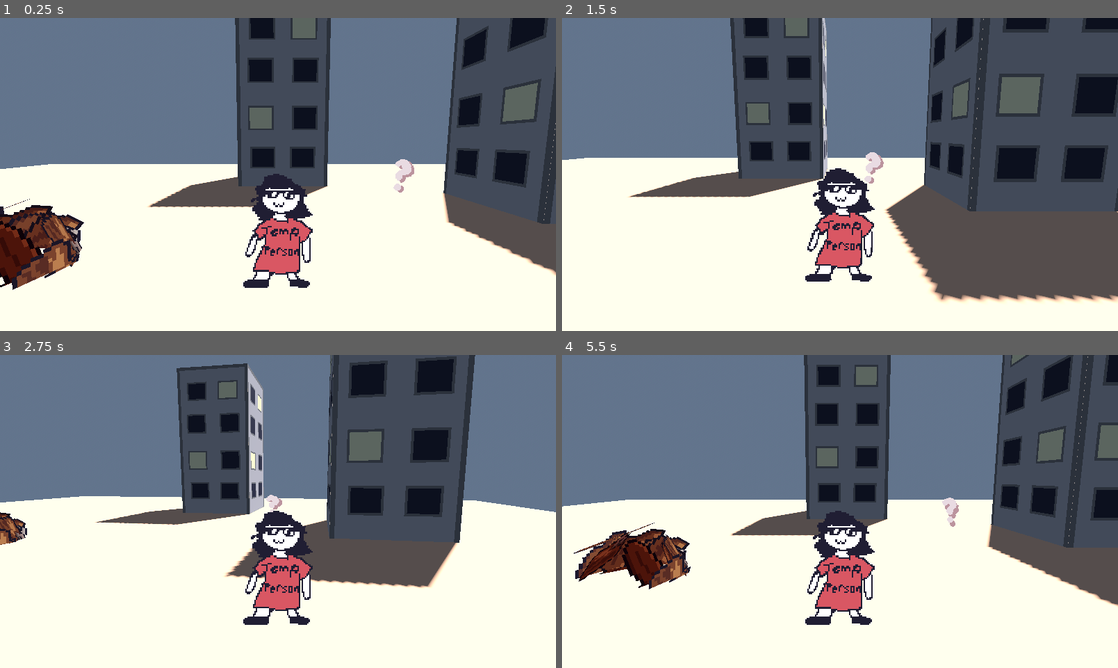
Above: before the commit, frames 1-4 (two rows, left to right).
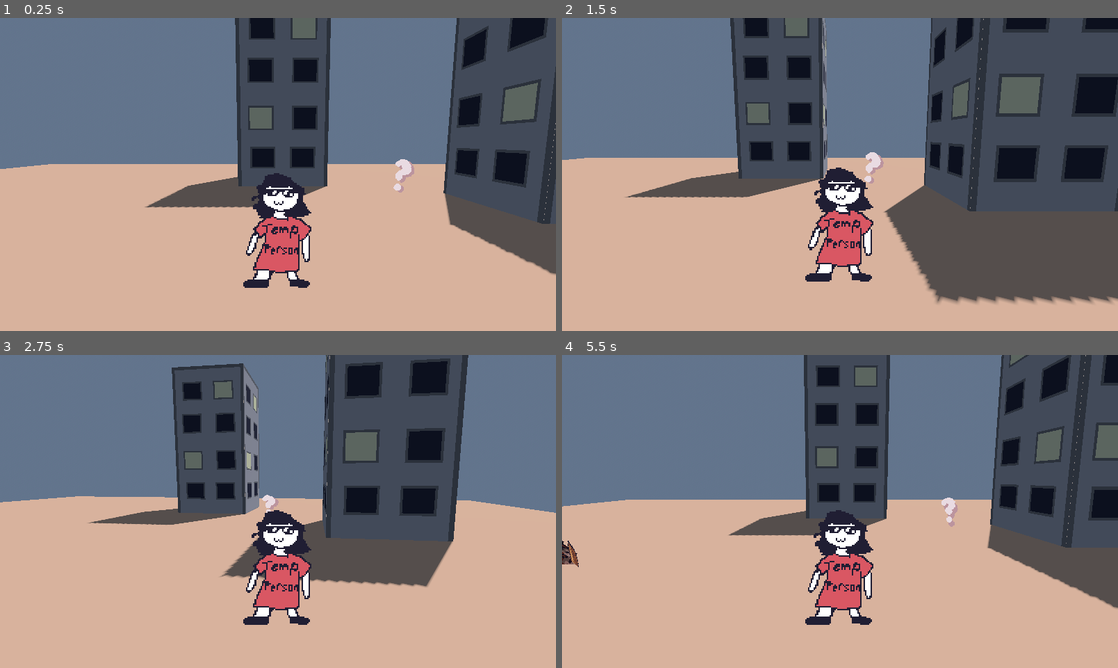
Above: after the commit, the same moments.

Repository: mothnog/RELAXING-LAKESIDE-ROBOTS
Game: Godot game, scene res://scenes/world.tscn
Same seed, same stepped clock (60 frames per second), same inputs: the game is played once before the commit and once after it.
Inputs:
- Up to frame 1 (0.25 s): no input
- Up to frame 2 (1.5 s): hold D (right) 0.53-1.28 s; tap Space (interact) at 0.6 s; hold S (backward) from 1.28 s (still down); tap Down (cam_down) at 1.35 s
- Up to frame 3 (2.75 s): tap Space (interact) at 1.55, 2.3 s; release S (backward) at 2.03 s; hold D (right) from 2.03 s (still down); tap Left (cam_left) at 2.1 s
- Up to frame 4 (5.5 s): release D (right) at 2.78 s; hold W (forward) 2.78-3.53 s; tap Right (cam_right) at 2.85 s; tap Space (interact) at 3.05, 3.8, 4.35, 5.1 s; hold A (left) 3.53-5.03 s; tap Up (cam_up) at 3.6 s; hold S (backward) from 5.03 s (still down)

The runs differ from the first frame. In frame 1, 43% of the frame differs, in the area x 0-100%, y 46-100%; in frame 2, 35%; in frame 3, 51%, in the area x 0-100%, y 0-100%; in frame 4, 46%.

Commit message:
garbage scattering

Diff:
--- a/scenes/interactable/garbage_pile.gd
+++ b/scenes/interactable/garbage_pile.gd
@@ -1,7 +1,11 @@
-extends Area3D
+extends Interactable
+class_name GarbagePile
+
 
 @onready var sprite_types_parent = $SpriteTypes
 @onready var sprites_parent = $Sprites
+@onready var collision = $CollisionShape3D
+@onready var shadow = $Shadow
 
 
 @export var seed: int = 0
@@ -15,13 +19,23 @@
 
 var rng = RandomNumberGenerator.new()
 
+# PHYSICS VARIABLES
+var vel_y: float = 0
+const GRAVITY_STRENGTH: float = 10
+const SCATTER_STRENGTH: float = 0.08
+var sprite_directions: Array[Vector3]
+const LIFETIME: float = 2
+@export var scatter_sprites: int = 5
+
 
 func _ready():
+	super()
 	rng.seed = seed
+	collision.shape.radius = radius
 
 	create_pile()
 
-
+# CREATING THE PILE
 func create_pile() -> void:
 
 	for s in sprites_parent.get_children(): s.queue_free()
@@ -50,6 +64,8 @@
 		sprite.position = vec
 		sprites_parent.add_child(sprite)
 
+		sprite_directions.append(vec.normalized())
+
 		# apply depth modulate
 		if depth_amount > depth * depth_unmodulated:
 			var modulate_amount = (depth_amount - depth_unmodulated) / (depth - depth_unmodulated)
@@ -62,9 +78,31 @@
 		sprite.transform.basis.x = -sprite.transform.basis.z.cross(vec)
 		sprite.transform.basis = sprite.transform.basis.orthonormalized()
 
-		# also face up
-		sprite.transform = sprite.transform.rotated(Vector3.BACK, rot2)
-
 
 func random_value() -> float:
 	return rng.randf()
+
+# PHYSICS
+func _physics_process(delta):
+	# Scattering after interacting
+	if interacted == true:
+
+		vel_y -= GRAVITY_STRENGTH * delta
+
+		for i in sprites_parent.get_child_count():
+			var s: Node3D = sprites_parent.get_child(i)
+			var vel: Vector3 = sprite_directions[i] * SCATTER_STRENGTH + (Vector3.UP * vel_y) * delta
+			s.position += vel
+
+
+func _interaction() -> void:
+
+	# get rid of some unneeded sprites
+	for i in sprites_parent.get_child_count():
+		if i > scatter_sprites:
+			sprites_parent.get_child(i).queue_free()
+
+	shadow.hide()
+
+	await get_tree().create_timer(LIFETIME).timeout
+	queue_free()
--- a/scenes/interactable/garbage_pile.tscn
+++ b/scenes/interactable/garbage_pile.tscn
@@ -1,28 +1,23 @@
-[gd_scene load_steps=6 format=3 uid="uid://bd75fyaa41cwg"]
+[gd_scene load_steps=5 format=3 uid="uid://bd75fyaa41cwg"]
 
 [ext_resource type="Script" uid="uid://dcv646x01170x" path="res://scenes/interactable/garbage_pile.gd" id="1_q8hls"]
 [ext_resource type="Texture2D" uid="uid://bpt54ynojuuee" path="res://assets/misc/garbage.png" id="2_hcpl8"]
+[ext_resource type="PackedScene" uid="uid://cpw84yq5ergmc" path="res://scenes/misc/shadow.tscn" id="3_rixy6"]
 
-[sub_resource type="ProceduralSkyMaterial" id="ProceduralSkyMaterial_q8hls"]
-sky_horizon_color = Color(0.384314, 0.454902, 0.54902, 1)
-ground_bottom_color = Color(0.384314, 0.454902, 0.54902, 1)
-ground_horizon_color = Color(0.384314, 0.454902, 0.54902, 1)
-ground_curve = 45.4479
-
-[sub_resource type="Sky" id="Sky_4wyf3"]
-sky_material = SubResource("ProceduralSkyMaterial_q8hls")
-
-[sub_resource type="Environment" id="Environment_hcpl8"]
-background_mode = 2
-sky = SubResource("Sky_4wyf3")
+[sub_resource type="SphereShape3D" id="SphereShape3D_hcpl8"]
 
 [node name="GarbagePile" type="Area3D"]
+process_physics_priority = -1
 script = ExtResource("1_q8hls")
 radius = 0.5
 depth = 0.2
-depth_modulate = Color(0.486689, 0.208729, 0.182552, 1)
+depth_modulate = Color(0.486275, 0.207843, 0.184314, 1)
 depth_unmodulated = 0.0
 sprites = 20
+scatter_sprites = 10
+
+[node name="CollisionShape3D" type="CollisionShape3D" parent="."]
+shape = SubResource("SphereShape3D_hcpl8")
 
 [node name="Sprites" type="Node3D" parent="."]
 transform = Transform3D(0.959314, 0, -0.282342, 0, 1, 0, 0.282342, 0, 0.959314, 0, 0, 0)
@@ -50,14 +45,5 @@
 hframes = 2
 frame = 1
 
-[node name="Camera3D" type="Camera3D" parent="."]
-transform = Transform3D(1, 0, 0, 0, 0.976897, 0.213712, 0, -0.213712, 0.976897, 0, 0.585207, 1.53704)
-
-[node name="WorldEnvironment" type="WorldEnvironment" parent="."]
-environment = SubResource("Environment_hcpl8")
-
-[node name="DirectionalLight3D" type="DirectionalLight3D" parent="."]
-transform = Transform3D(-0.866023, -0.433016, 0.250001, 0, 0.499998, 0.866027, -0.500003, 0.749999, -0.43301, 0, 0, 0)
-light_energy = 0.354
-shadow_enabled = true
-directional_shadow_mode = 1
+[node name="Shadow" parent="." instance=ExtResource("3_rixy6")]
+size = Vector3(1.4, 5, 1.4)
--- a/scenes/interactable/interactable.gd
+++ b/scenes/interactable/interactable.gd
@@ -4,12 +4,14 @@
 @export var require_input: bool = false
 
 var player_colliding: bool = false
+var interacted: bool = false
 
-signal interacted
+signal player_interacting
+
+var player: Player
 
 
 func _ready():
-
 	body_entered.connect(_on_body_entered)
 	body_exited.connect(_on_body_exited)
 
@@ -25,12 +27,21 @@
 
 func _on_interaction(body) -> void:
 	if body is Player or body == null:
-		interacted.emit()
-		print("he")
+		print("yea")
+		interacted = true
+		player_interacting.emit()
+		_interaction()
+
+
+func _interaction() -> void:
+	# overwritten
+	pass
 
 
 func _on_body_entered(body) -> void:
-	if body is Player: player_colliding = true
+	if body is Player:
+		player = body
+		player_colliding = true
 
 
 func _on_body_exited(body) -> void:
--- a/scenes/player/player.tscn
+++ b/scenes/player/player.tscn
@@ -43,8 +43,7 @@
 
 [node name="AnimatedSprite3D" type="AnimatedSprite3D" parent="."]
 offset = Vector2(0, 37)
-billboard = 2
-no_depth_test = true
+billboard = 1
 texture_filter = 0
 sprite_frames = SubResource("SpriteFrames_qlg0r")
 animation = &"idle"
--- a/scenes/player/player_camera.gd
+++ b/scenes/player/player_camera.gd
@@ -5,7 +5,7 @@
 
 var rotate_around: float = 0
 var rotation_dir: int = 0
-var rotation_speed: float = 2.3
+var rotation_speed: float = 2.0
 var rotation_vel: float = 0
 var rotation_accel: float = 12
 
--- a/scenes/world.tscn
+++ b/scenes/world.tscn
@@ -182,7 +182,4 @@
 transform = Transform3D(1, 0, 0, 0, 1, 0, 0, 0, 1, 2.05591, 0, -2.42764)
 
 [node name="GarbagePile" parent="." instance=ExtResource("4_k0juu")]
-transform = Transform3D(1, 0, 0, 0, 1, 0, 0, 0, 1, -2.1885, 0, 0)
-
-[node name="Shadow" parent="GarbagePile" instance=ExtResource("2_71j4m")]
-size = Vector3(1.4, 5, 1.4)
+transform = Transform3D(1, 0, 0, 0, 1, 0, 0, 0, 1, -3.45843, 0, 0)
Binary file changed: assets/misc/garbage.png
